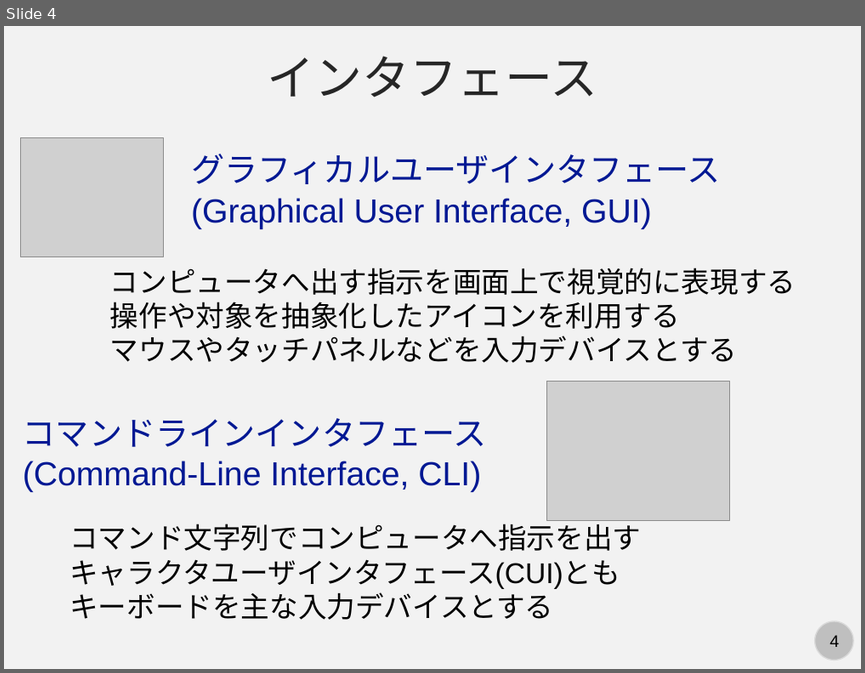
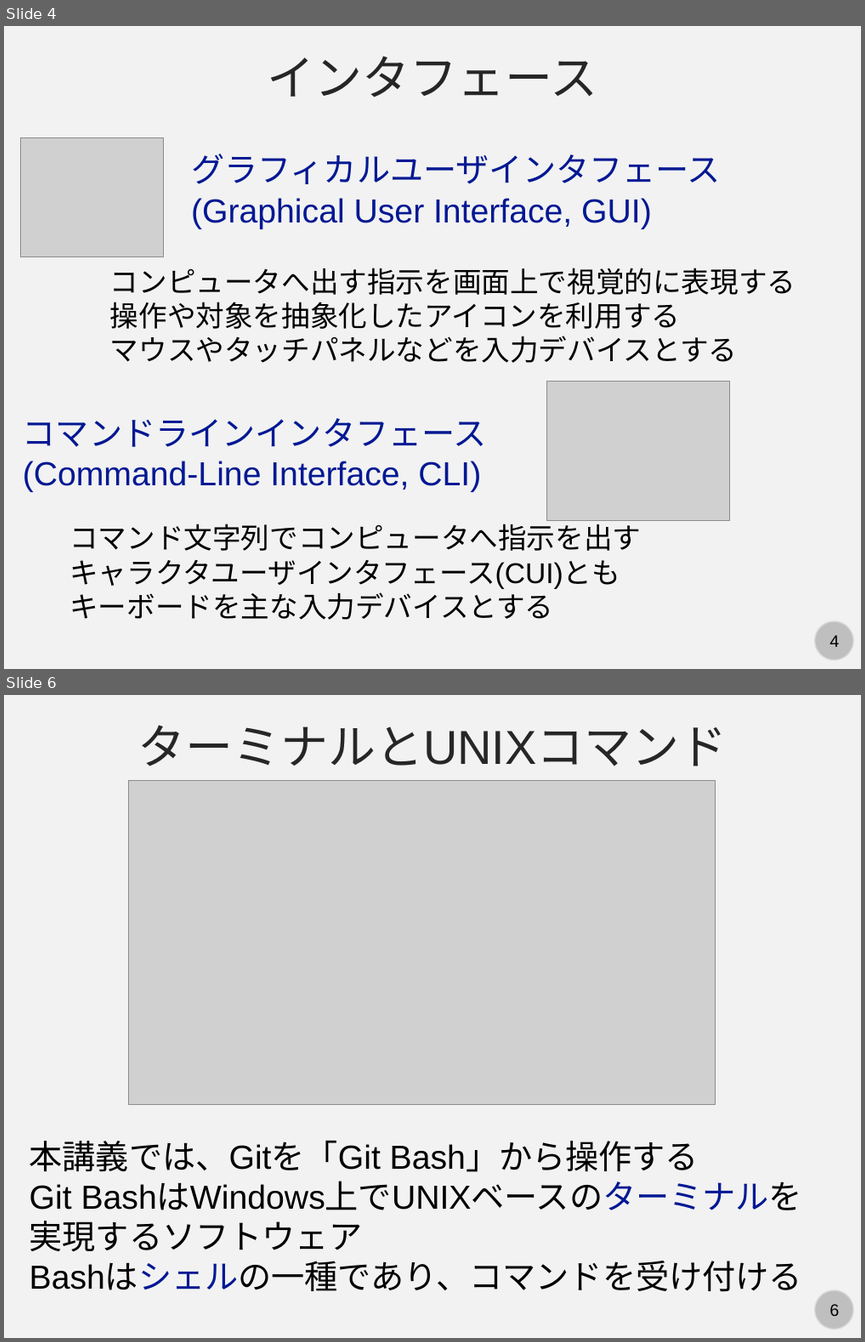
Before and after one commit to kaityo256/github, a slide deck: command/fig/slide.pptx. Shown one above the other, each under a label of ours: slide 4 before the commit, slides 4 and 6 after it; the slides between them are not shown. The pictures are 865x673 and 865x1342 pixels, drawn with LibreOffice and Linux fonts; fonts in the diff are those of the drawing; grey boxes stand for pictures. Boxes give left, top, right and bottom in pixels: in the first picture for what was removed or moved away, otherwise in the second. Text is boxed around its words. In the diff, an @@ line names an element or a change of style, - is before the commit and + after.

```diff
--- a/command/fig/slide.pptx
+++ b/command/fig/slide.pptx
@@ slide 6 added at [4,695,861,1338], background #F2F2F2; not listed: 2 template elements that a slide beside it also shows @@
@@ text added at [137,725,726,766], 40 pt, text #262626 @@
+ターミナルとUNIXコマンド
@@ picture added at [129,780,715,1104] @@
@@ text added at [30,1140,802,1292], 28 pt, text #000000 @@
+本講義では、Gitを「Git Bash」から操作する
+Git BashはWindows上でUNIXベースのターミナルを実現するソフトウェア
+Bashはシェルの一種であり、コマンドを受け付ける
```
Also in this commit, not shown: 1 slide changed, 13 other slides added, 1 slide removed.
